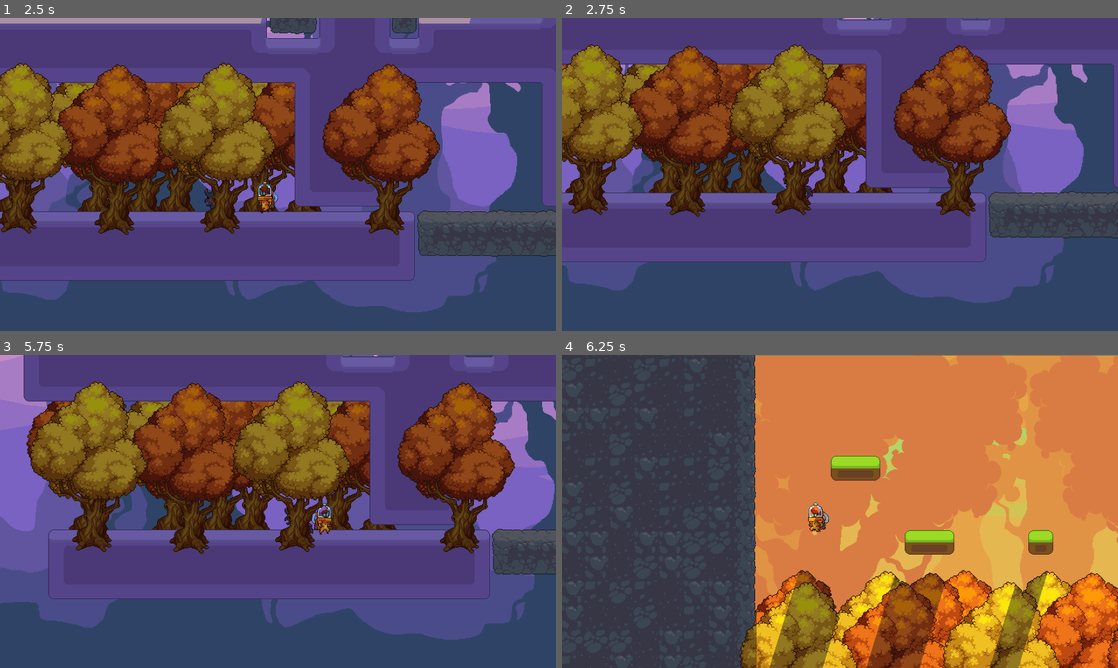
Above: before the commit, frames 1-4 (two rows, left to right).
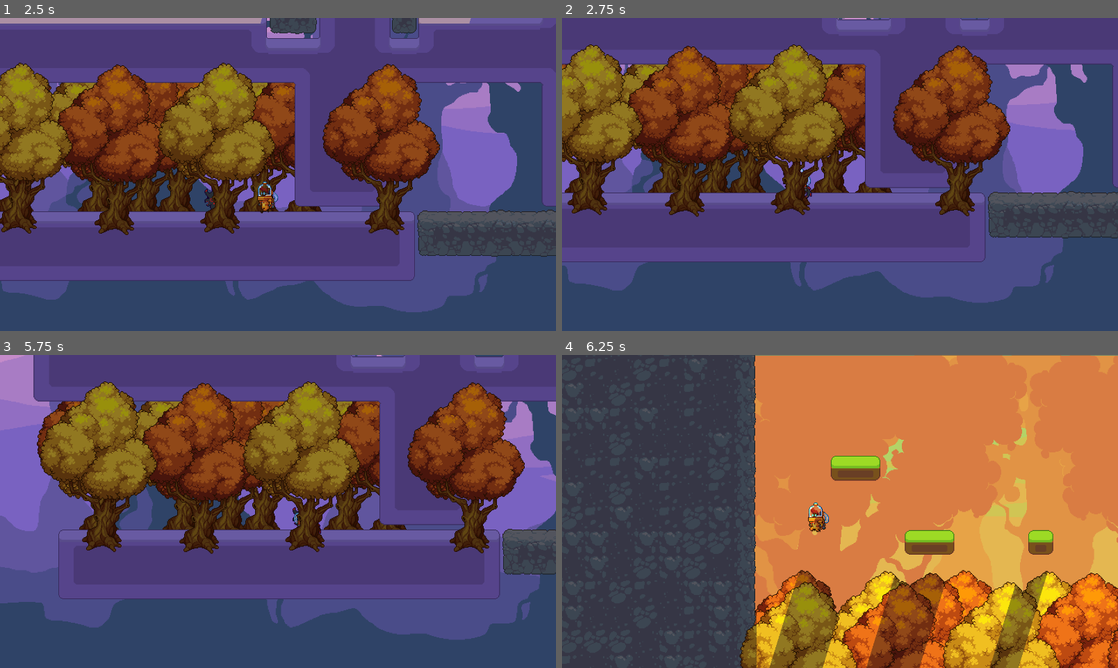
Above: after the commit, the same moments.

Repository: tjjoris/DEP_GoedWareJam
Game: Godot game, scene res://levels/level_jacob.tscn
Same seed, same stepped clock (60 frames per second), same inputs: the game is played once before the commit and once after it. The engine's default icon, where the game draws it, is replaced by a stand-in: a white triangle on a blue panel in a dark square.
Inputs:
- Up to frame 1 (2.5 s): tap Enter at 0.5 s; hold Space (jump) 0.53-1.28 s; hold D (right) 0.53-2.03 s; tap E (continue_dialogue) at 1.35 s; tap Space (jump) at 1.52, 1.55, 1.82 s; hold A (left) from 2.03 s (still down); hold Space (jump) from 2.03 s (still down)
- Up to frame 2 (2.75 s): keep holding A (left); keep holding Space (jump)
- Up to frame 3 (5.75 s): release A (left) at 2.78 s; release Space (jump) at 2.78 s; hold D (right) 2.78-4.28 s; tap E (continue_dialogue) at 2.85, 4.35 s; tap Space (jump) at 3.02, 3.05, 3.32, 4.52, 4.55, 4.82 s; hold Space (jump) 3.53-4.28 s; hold A (left) 4.28-5.03 s; hold D (right) from 5.03 s (still down); hold Space (jump) from 5.03 s (still down)
- Up to frame 4 (6.25 s): release D (right) at 5.78 s; release Space (jump) at 5.78 s; hold A (left) from 5.78 s (still down); tap E (continue_dialogue) at 5.85 s; tap Space (jump) at 6.02, 6.05 s

Frame 1 is identical in both runs. In frame 2, 5.5% of the frame differs, in the area x 0-100%, y 0-91%; in frame 3, 23%; in frame 4, nothing differs.

Commit message:
player now stops comes to a stop when dying while moving, and gravity is applied in death state as well

Diff:
--- a/entity/PlayerController.gd
+++ b/entity/PlayerController.gd
@@ -5,11 +5,11 @@
 @onready var audio_player: AudioStreamPlayer = $AudioStreamPlayer
 @onready var animated_sprite: AnimatedSprite2D = $AnimatedSprite2D
 
-var _is_dead = false
+var _can_move: bool = false
 
 func _physics_process(delta: float) -> void:
-	if not _is_dead:
-		movement_handler.handle_gravity(self, delta)
+	movement_handler.handle_gravity(self, delta)
+	if not _can_move:
 
 		# Get the input direction and handle the movement/deceleration.
 		var direction: float = Input.get_axis("left", "right")
@@ -18,7 +18,7 @@
 		elif direction < 0:
 			animated_sprite.flip_h = true
 
-		if is_on_floor() and not _is_dead:
+		if is_on_floor() and not _can_move:
 			if direction:
 				animated_sprite.play("run")
 			else:
@@ -35,15 +35,16 @@
 			jump_handler.handle_jump(self)
 		if Input.is_action_pressed("jump"):
 			velocity.y -= jump_handler.HELD_JUMP_HEIGHT
-
+	else:
+		movement_handler.handle_movement(self, 0, delta)
 	move_and_slide()
 
 func _unhandled_key_input(event: InputEvent) -> void:
-	if event.is_action_pressed("jump") and _is_dead:
+	if event.is_action_pressed("jump") and _can_move:
 		death()
 
 func touched_shadow_monster_hitbox() -> void:
-	_is_dead = true
+	_can_move = true
 	audio_player.play()
 	animated_sprite.play("death")
 
Not shown: 1 places in entity/player/player_basic.tscn that only renumber resources
Not shown: 1 places in levels/level_yan.tscn that only renumber resources
